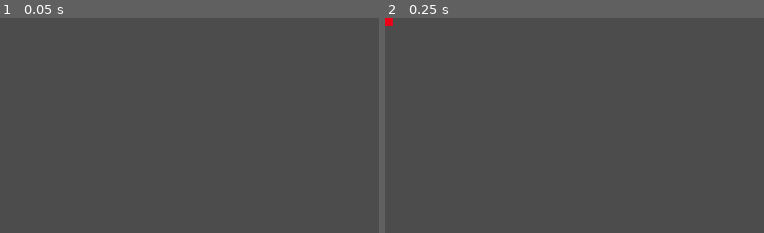
Above: before the commit, frames 1-2 (left to right).
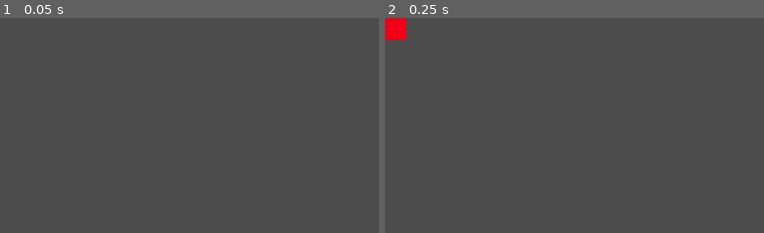
Above: after the commit, the same moments.

Repository: deengames-prototypes/spider-squasher
Game: Godot game, scene res://MainScene.tscn
Two runs of this game, one before a commit and one after it. Both use one fixed random seed, a clock stepped at 60 frames per second and the inputs below.
Inputs:
- Up to frame 1 (0.05 s): no input
- Up to frame 2 (0.25 s): no input
The pictures show only the part of the screen within x 0-50%, y 0-50%; the shares and areas given below are measured in that part.

Frame 1 is identical in both runs. In frame 2, 0.5% of the frame differs, in the area x 0-6%, y 0-11%.

Commit message:
Enemies are now larger

Diff:
--- a/godot/Enemy.tscn
+++ b/godot/Enemy.tscn
@@ -3,13 +3,12 @@
 [sub_resource type="RectangleShape2D" id=1]
 
 custom_solver_bias = 0.0
-extents = Vector2( 10, 10 )
+extents = Vector2( 27.0647, 21.2159 )
 
-[node name="Enemy" type="Node2D"]
+[node name="Enemy" type="Node2D" index="0"]
 
 [node name="KinematicBody2D" type="KinematicBody2D" parent="." index="0"]
 
-editor/display_folded = true
 position = Vector2( 0.214638, 0.214638 )
 input_pickable = false
 collision_layer = 1
@@ -18,6 +17,8 @@
 
 [node name="CollisionShape2D" type="CollisionShape2D" parent="KinematicBody2D" index="0"]
 
+position = Vector2( 3.02792e-05, 0.0296323 )
+scale = Vector2( 1, 1.30105 )
 shape = SubResource( 1 )
 
 [node name="ColorRect" type="ColorRect" parent="." index="1"]
@@ -26,10 +27,10 @@
 anchor_top = 0.0
 anchor_right = 0.0
 anchor_bottom = 0.0
-margin_left = -10.0
-margin_top = -10.0
-margin_right = 10.0
-margin_bottom = 10.0
+margin_left = -26.0
+margin_top = -27.0
+margin_right = 27.0
+margin_bottom = 28.0
 rect_pivot_offset = Vector2( 0, 0 )
 rect_clip_content = false
 mouse_filter = 0
